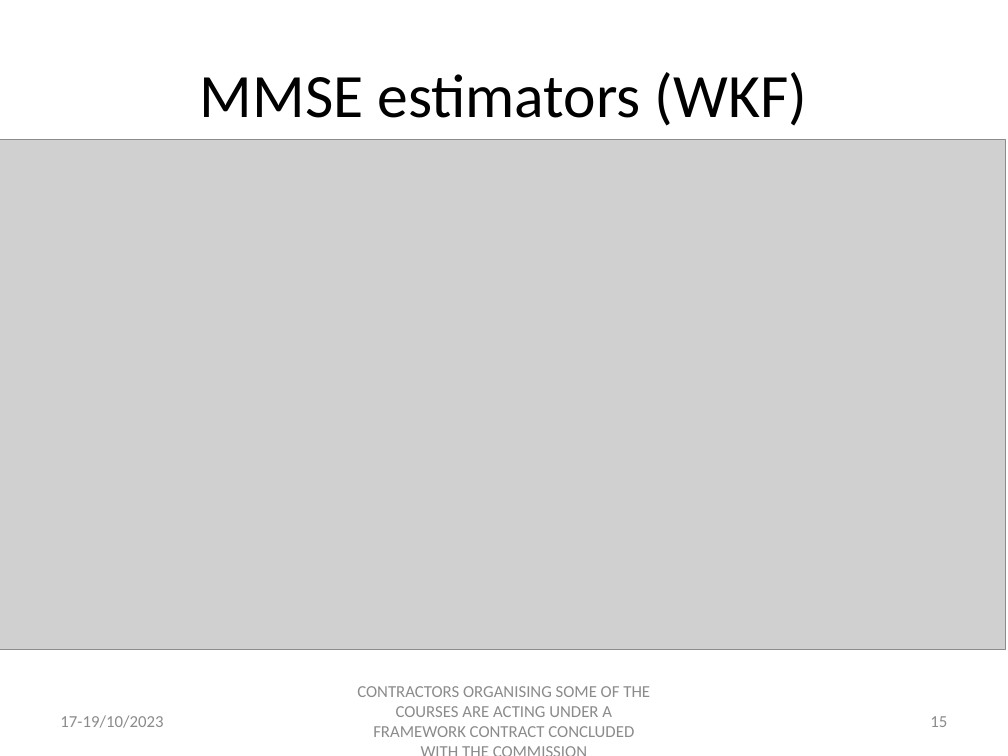
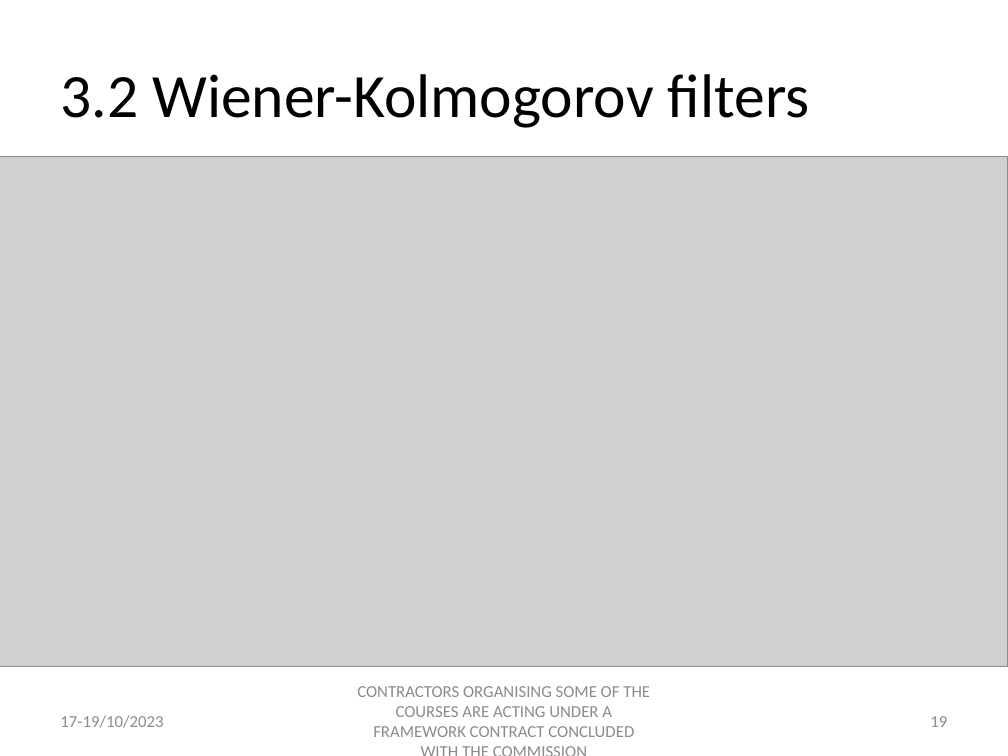
Before and after one commit to palatej/estp2023, a slide deck: slide 19 of Presentations/2.2 JD+_SEATS.pptx (slide 15 before the commit). Drawn at 1008x756 pixels with LibreOffice and Linux fonts; fonts in the diff are those of the drawing; grey boxes stand for pictures. Boxes give left, top, right and bottom in pixels: in the first picture for what was removed or moved away, otherwise in the second. Text is boxed around its words. In the diff, an @@ line names an element or a change of style, - is before the commit and + after.

```diff
--- a/Presentations/2.2 JD+_SEATS.pptx
+++ b/Presentations/2.2 JD+_SEATS.pptx
@@ title at box(60, 74, 810, 128): text changed @@
-MMSE estimators (WKF)
+3.2 Wiener-Kolmogorov filters
@@ picture: place and size @@
-picture at box(0, 140, 1006, 650)
+picture at box(0, 156, 1008, 666)
@@ page number at box(930, 716, 947, 727): text changed @@
-15
+19
```
Also in this commit, not shown: 17 other slides changed, 5 slides added, 14 other files.
